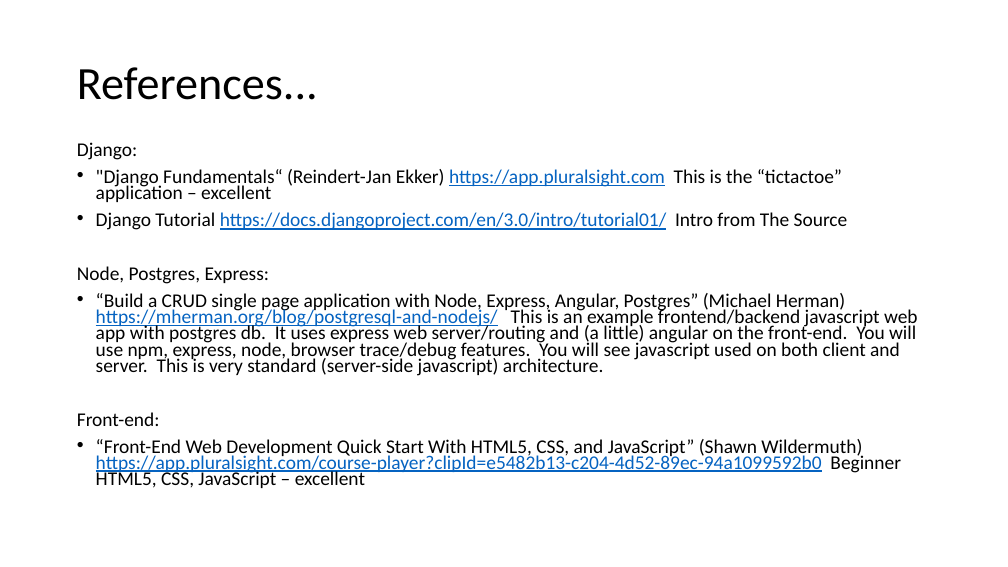
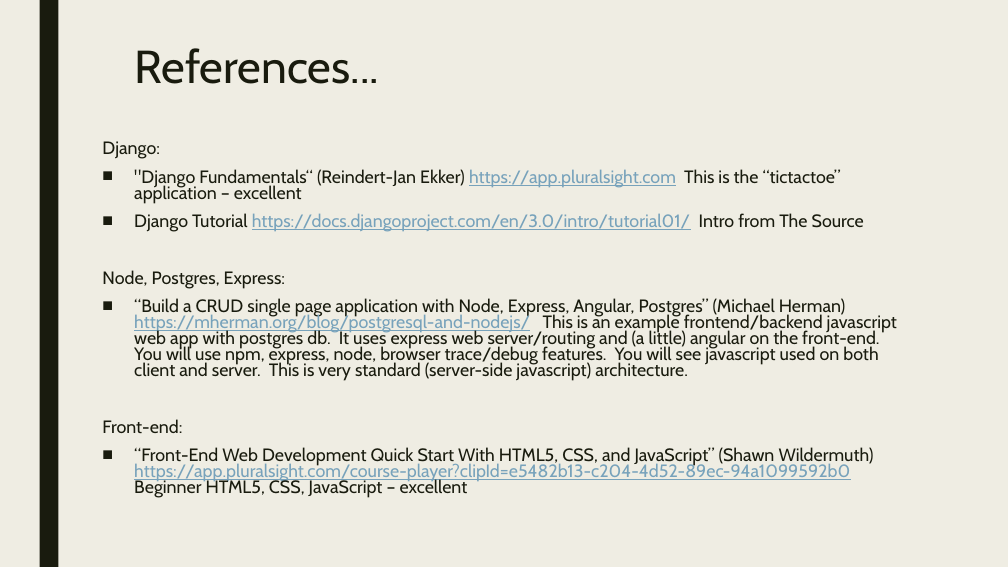
Before and after one commit to cwinsor/django_102_pluralsight, a slide deck: slide 2 of presentation.pptx. Drawn at 1008x567 pixels with LibreOffice and Linux fonts; fonts in the diff are those of the drawing. Boxes give left, top, right and bottom in pixels: in the first picture for what was removed or moved away, otherwise in the second. Text is boxed around its words. In the diff, an @@ line names an element or a change of style, - is before the commit and + after.

```diff
--- a/presentation.pptx
+++ b/presentation.pptx
@@ background #FFFFFF to #EFEDE3 @@
@@ rectangle added at <box>39,0,58,567</box>, fill #191B0E @@
@@ title "References...": place and size @@
-title "References..." at <box>77,67,318,100</box>
+title "References..." at <box>134,48,379,84</box>
@@ title "References..." at <box>134,48,379,84</box>: font Calibri to Cabin, text colour #000000 to #191B0E; line spacing 0.9 to 0.89; vertical alignment middle to top @@
@@ text "Django:": place and size @@
-text "Django:" at <box>77,142,918,488</box>
+text "Django:" at <box>102,141,897,498</box>
@@ text "Django:" at <box>102,141,897,498</box>: size 18.5 to 17 pt, font Calibri to Cabin; text colour #000000 to #191B0E in "Django:", ""Django Fundamentals“ (Reindert-Jan Ekker) This is the ...", "Django Tutorial Intro from The Source", "Node, Postgres, Express:" and 3 more places; text colour #0563C1 to #77A2BB in "https://app.pluralsight.com", "https://docs.djangoproject.com/en/3.0/intro/tutorial01/", "https://mherman.org/blog/postgresql-and-nodejs/", "https://app.pluralsight.com/course-player?clipId=e5482b13-c2 ..."; line spacing 0.7 to 0.74; more space between paragraphs; bullet • to ■ @@
```
Also in this commit, not shown: 16 other slides changed, 3 slides removed.
